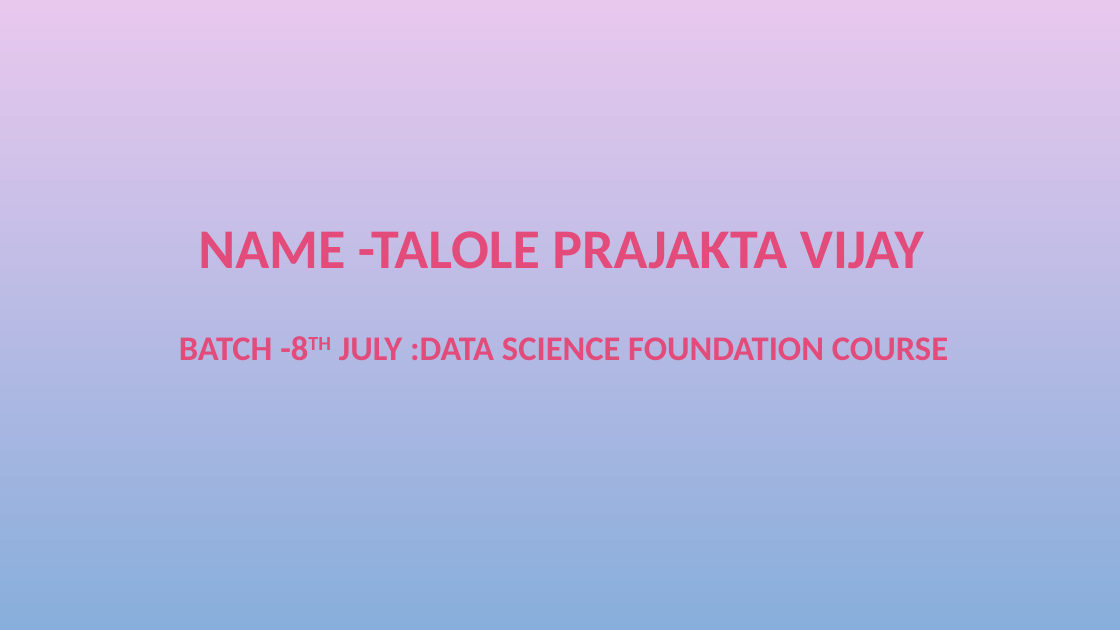
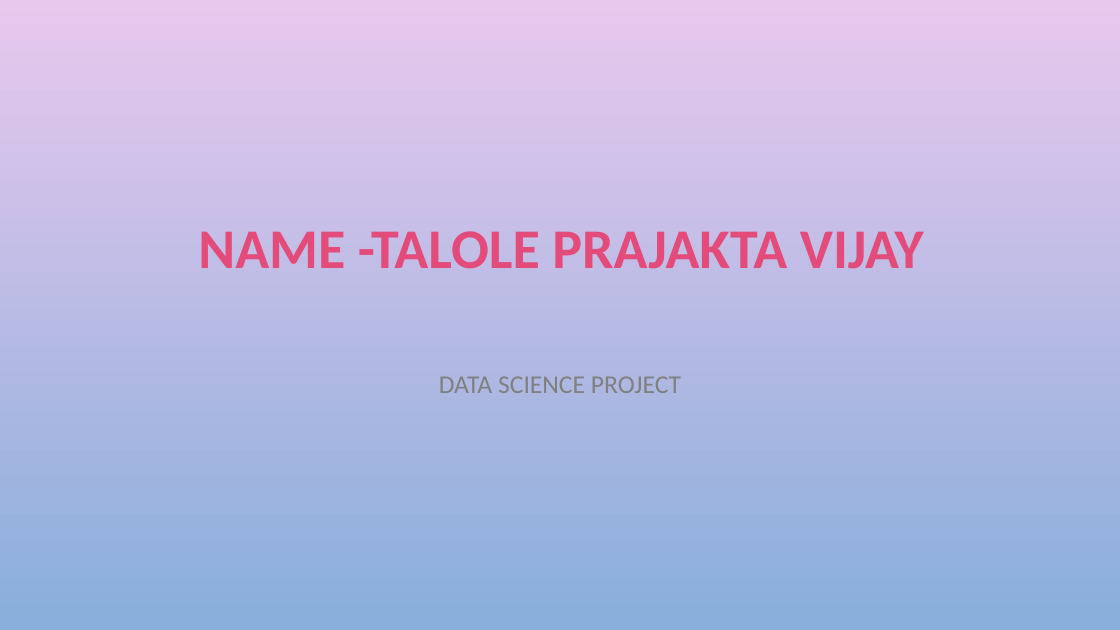
Before and after one commit to Prajaktatalole/Car-Insurance-Project-by-Learnbay, a slide deck: slide 1 of MY_Learnbay_ppt.pptx. Drawn at 1120x630 pixels with LibreOffice and Linux fonts; fonts in the diff are those of the drawing; background and template pictures are left out. Boxes give left, top, right and bottom in pixels: in the first picture for what was removed or moved away, otherwise in the second. Text is boxed around its words. In the diff, an @@ line names an element or a change of style, - is before the commit and + after.

```diff
--- a/MY_Learnbay_ppt.pptx
+++ b/MY_Learnbay_ppt.pptx
@@ subtitle removed at [179,337,948,360] @@
-BATCH -8TH JULY :DATA SCIENCE FOUNDATION COURSE
@@ subtitle added at [439,376,681,393], 22 pt, text #808080 @@
+DATA SCIENCE PROJECT
```
